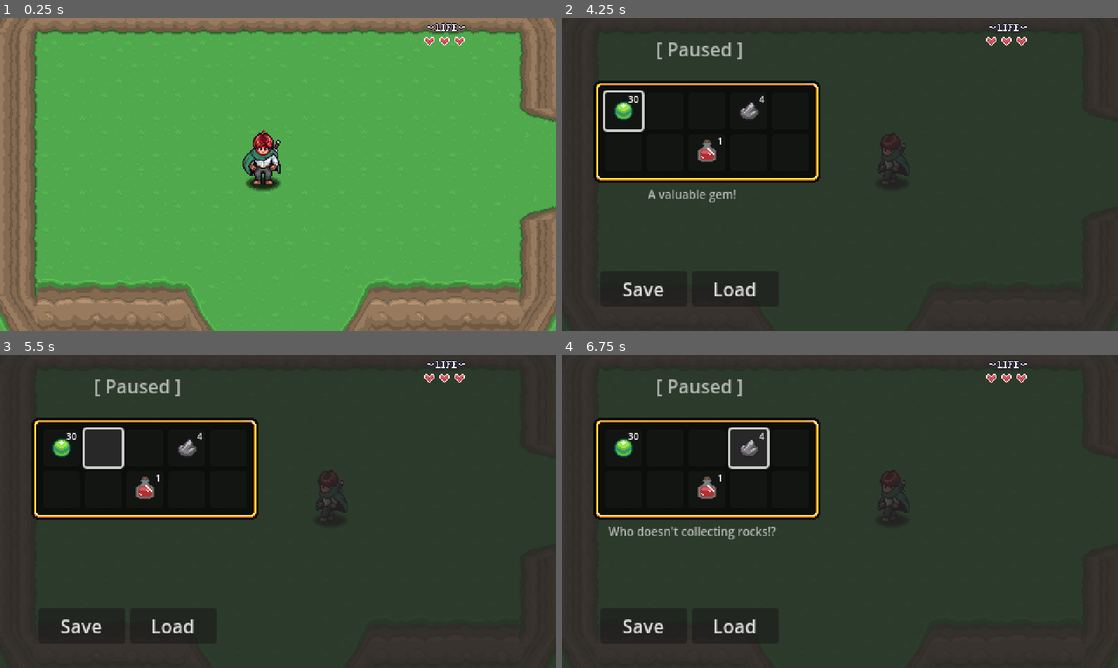
Above: before the commit, frames 1-4 (two rows, left to right).
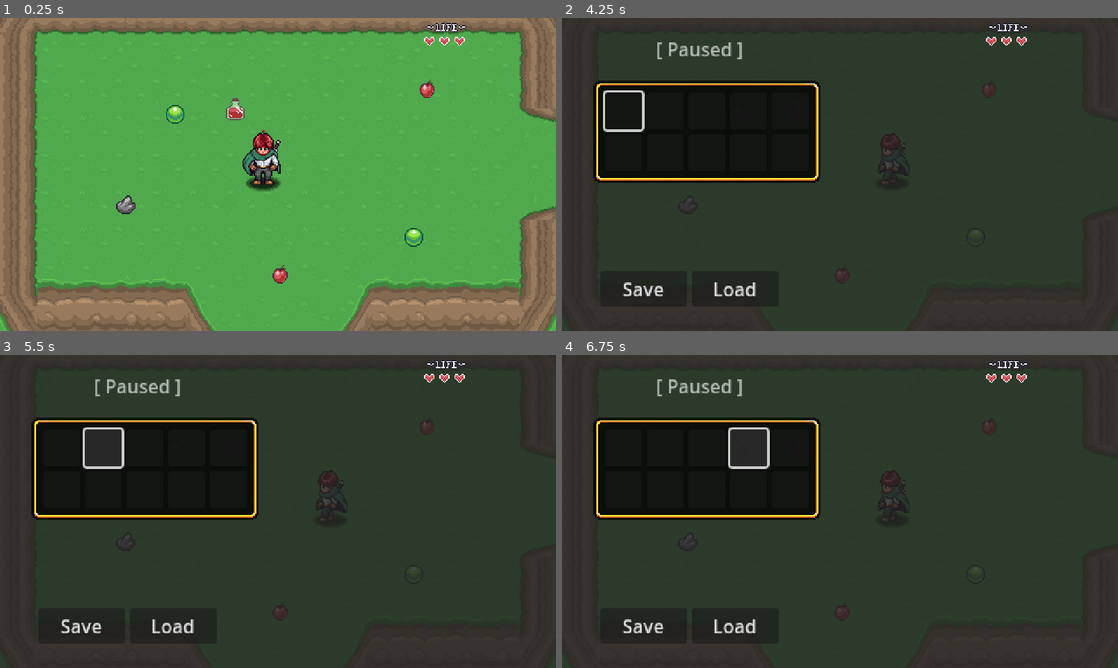
Above: after the commit, the same moments.

Repository: MihailJordanov/AdventutoramaRPG
Game: Godot game, scene res://Levels/Area01/01.tscn
The game is run twice, just before and just after one commit, with the same random seed, the same clock (stepped at 60 frames per second) and the same inputs. Sound files missing from this copy of the repository are replaced by a short silence.
Inputs (mouse positions are in pixels of both pictures, inside the frame that each line leads up to):
- Up to frame 1 (0.25 s): no input
- Up to frame 2 (4.25 s): hold D (right) 0.53-1.28 s; hold Z (attack) 0.53-1.28 s; hold S (down) 1.28-2.03 s; tap Z (attack) at 1.35, 2.85 s; hold D (right) 2.03-2.78 s; hold Z (attack) 2.03-2.78 s; hold W (up) 2.78-3.53 s; hold A (left) from 3.53 s (still down); hold Z (attack) from 3.53 s (still down); tap Escape (pause) at 4.15 s
- Up to frame 3 (5.5 s): release A (left) at 4.25 s; release Z (attack) at 4.25 s; click (61, 448) at 4.25 s; click (105, 448) at 5.02 s
- Up to frame 4 (6.75 s): click (706, 448) at 5.77 s; click (751, 448) at 6.52 s

The runs differ from the first frame. In frame 1, 0.9% of the frame differs, in the area x 20-79%, y 19-85%; in frame 2, 0.8%; in frame 3, 0.5%; in frame 4, 0.9%, in the area x 8-78%, y 21-84%.

Commit message:
Pickup & Use Items

Diff:
--- a/00_Globals/gobal_player_manager.gd
+++ b/00_Globals/gobal_player_manager.gd
@@ -1,6 +1,7 @@
 extends Node
 
 const PLAYER = preload("res://Player/player.tscn")
+const INVENTORY_DATA : InventoryData = preload("res://GUI/Pause_menu/Inventory/player_inventory.tres")
 
 var player : Player
 var player_spawned : bool = false
--- a/GUI/Pause_menu/Inventory/Scripts/inventory_data.gd
+++ b/GUI/Pause_menu/Inventory/Scripts/inventory_data.gd
@@ -2,5 +2,41 @@
 
 @export var slots : Array[ SlotData ]
 
-func add_item() -> void:
+func _init() -> void:
+	connect_slots()
 	pass
+
+
+func add_item( item : ItemData, count : int = 1 ) -> bool:
+	for s in slots:
+		if s:
+			if s.item_data == item:
+				s.quantity += count
+				return true
+
+	for i in slots.size():
+			if slots[i] == null:
+				var new = SlotData.new()
+				new.item_data = item
+				new.quantity = count
+				slots[i] = new
+				new.changed.connect( slot_changed )
+				return true
+
+	print( "Inventory was full!" )
+	return false
+
+func connect_slots() -> void:
+	for s in slots:
+		if s:
+			s.changed.connect( slot_changed )
+
+func slot_changed() -> void:
+	for s in slots:
+		if s:
+			if s.quantity < 1:
+				s.changed.disconnect( slot_changed )
+				var index = slots.find( s )
+				slots[ index ] = null
+				emit_changed()
+	pass
--- a/GUI/Pause_menu/Inventory/Scripts/inventory_slot_ui.gd
+++ b/GUI/Pause_menu/Inventory/Scripts/inventory_slot_ui.gd
@@ -12,6 +12,7 @@
 	label.text = ""
 	focus_entered.connect( item_focused )
 	focus_exited.connect( item_unfocused )
+	pressed.connect( item_pressed )
 	pass
 
 func set_slot_data( value : SlotData ) -> void:
@@ -31,3 +32,12 @@
 func item_unfocused() -> void:
 	PauseMenu.update_item_description( "" )
 	pass
+
+func item_pressed() -> void:
+	if slot_data:
+		if slot_data.item_data:
+			var was_used = slot_data.item_data.use()
+			if was_used == false:
+				return
+			slot_data.quantity -= 1
+			label.text = str( slot_data.quantity )
--- a/GUI/Pause_menu/Inventory/Scripts/inventory_ui.gd
+++ b/GUI/Pause_menu/Inventory/Scripts/inventory_ui.gd
@@ -1,6 +1,8 @@
 class_name InventoryUI extends Control
 
 const INVENTORY_SLOT = preload("res://GUI/Pause_menu/Inventory/inventory_slot.tscn")
+
+var focus_index : int = 0
 
 @export var data : InventoryData
 
@@ -8,6 +10,7 @@
 	PauseMenu.shown.connect( update_inventory )
 	PauseMenu.hidden.connect( clear_invenory )
 	clear_invenory()
+	data.changed.connect( on_inventory_changed )
 	pass
 
 
@@ -15,10 +18,26 @@
 	for c in get_children():
 		c.queue_free()
 
-func update_inventory() -> void:
+func update_inventory( i : int = 0 ) -> void:
 	for s in data.slots:
 		var new_slot = INVENTORY_SLOT.instantiate()
 		add_child( new_slot )
 		new_slot.slot_data = s
+		new_slot.focus_entered.connect( item_focused )
 
-	get_child( 0 ).grab_focus()
+	await get_tree().process_frame
+	get_child( i ).grab_focus()
+
+
+func item_focused() -> void:
+	for i in get_child_count():
+		if get_child( i ).has_focus():
+			focus_index = i
+			return
+	pass
+
+func on_inventory_changed() -> void:
+	var i = focus_index
+	clear_invenory()
+	update_inventory( i )
+	pass
--- a/GUI/Pause_menu/Inventory/Scripts/slot_data.gd
+++ b/GUI/Pause_menu/Inventory/Scripts/slot_data.gd
@@ -1,4 +1,10 @@
 class_name SlotData extends Resource
 
 @export var item_data : ItemData
-@export var quantity : int = 0
+@export var quantity : int = 0 : set = set_quantity
+
+
+func set_quantity( value : int ) -> void:
+	quantity = value
+	if quantity < 1:
+		emit_changed()
--- a/GUI/Pause_menu/Inventory/player_inventory.tres
+++ b/GUI/Pause_menu/Inventory/player_inventory.tres
@@ -1,30 +1,9 @@
-[gd_resource type="Resource" script_class="InventoryData" load_steps=9 format=3 uid="uid://u037qfcnmhp"]
+[gd_resource type="Resource" script_class="InventoryData" load_steps=3 format=3 uid="uid://u037qfcnmhp"]
 
 [ext_resource type="Script" uid="uid://dptphdqllad8r" path="res://GUI/Pause_menu/Inventory/Scripts/inventory_data.gd" id="1_hkasp"]
 [ext_resource type="Script" uid="uid://br4bcnp000yhh" path="res://GUI/Pause_menu/Inventory/Scripts/slot_data.gd" id="2_8fnfv"]
-[ext_resource type="Resource" uid="uid://dy707ii5jh8bn" path="res://Items/gem.tres" id="3_8fnfv"]
-[ext_resource type="Resource" uid="uid://ux16j3h34qe1" path="res://Items/stone.tres" id="4_6vbvx"]
-[ext_resource type="Resource" uid="uid://cuqbsimlprl1b" path="res://Items/potion.tres" id="5_5bsby"]
-
-[sub_resource type="Resource" id="Resource_p7mi0"]
-script = ExtResource("2_8fnfv")
-item_data = ExtResource("3_8fnfv")
-quantity = 30
-metadata/_custom_type_script = "uid://br4bcnp000yhh"
-
-[sub_resource type="Resource" id="Resource_0t6px"]
-script = ExtResource("2_8fnfv")
-item_data = ExtResource("4_6vbvx")
-quantity = 4
-metadata/_custom_type_script = "uid://br4bcnp000yhh"
-
-[sub_resource type="Resource" id="Resource_ex750"]
-script = ExtResource("2_8fnfv")
-item_data = ExtResource("5_5bsby")
-quantity = 1
-metadata/_custom_type_script = "uid://br4bcnp000yhh"
 
 [resource]
 script = ExtResource("1_hkasp")
-slots = Array[ExtResource("2_8fnfv")]([SubResource("Resource_p7mi0"), null, null, SubResource("Resource_0t6px"), null, null, null, SubResource("Resource_ex750"), null, null])
+slots = Array[ExtResource("2_8fnfv")]([null, null, null, null, null, null, null, null, null, null])
 metadata/_custom_type_script = "uid://dptphdqllad8r"
--- a/GUI/Pause_menu/pause_menu.gd
+++ b/GUI/Pause_menu/pause_menu.gd
@@ -3,6 +3,7 @@
 signal shown
 signal hidden
 
+@onready var audio_stream_player : AudioStreamPlayer = $AudioStreamPlayer
 @onready var button_save : Button = $Control/VBoxContainer/Button_Save
 @onready var button_load : Button = $Control/VBoxContainer/Button_Load
 @onready var item_description : Label = $Control/ItemDescription
@@ -57,3 +58,8 @@
 func update_item_description( new_text : String ) -> void:
 	item_description.text = new_text
 	pass
+
+
+func play_audio( audio : AudioStream ) -> void:
+	audio_stream_player.stream = audio
+	audio_stream_player.play()
--- a/GUI/Pause_menu/pause_menu.tscn
+++ b/GUI/Pause_menu/pause_menu.tscn
@@ -73,7 +73,6 @@
 grow_horizontal = 2
 grow_vertical = 2
 theme_override_font_sizes/font_size = 10
-text = "The red drink restores your health!"
 horizontal_alignment = 1
 autowrap_mode = 2
 
@@ -132,3 +131,6 @@
 custom_minimum_size = Vector2(75, 0)
 layout_mode = 2
 text = "Load"
+
+[node name="AudioStreamPlayer" type="AudioStreamPlayer" parent="."]
+max_polyphony = 4
--- /dev/null
+++ b/Items/Item_effects/item_effect.gd
@@ -0,0 +1,6 @@
+class_name ItemEffect extends Resource
+
+@export var use_description : String
+
+func use() -> void:
+	pass
--- /dev/null
+++ b/Items/Item_effects/item_effect_heal.gd
@@ -0,0 +1,8 @@
+class_name ItemEffectHeal extends ItemEffect
+
+@export var heal_amount : int = 1
+@export var audio : AudioStream
+
+func use() -> void:
+	PlayerManager.player.update_hp( heal_amount )
+	PauseMenu.play_audio( audio )
--- /dev/null
+++ b/Items/Item_pickup/item_pickup.gd
@@ -0,0 +1,45 @@
+@tool
+class_name ItemPickup extends Node2D
+
+@export var item_data : ItemData : set = _set_item_data
+
+@onready var area_2d : Area2D = $Area2D
+@onready var sprite_2d : Sprite2D = $Sprite2D
+@onready var audio_stream_player_2d : AudioStreamPlayer2D = $AudioStreamPlayer2D
+
+
+func _ready() -> void:
+	_update_texture()
+	if Engine.is_editor_hint():
+		return
+
+	area_2d.body_entered.connect( _on_body_entered )
+
+	pass
+
+
+func _on_body_entered( b ) -> void:
+	if b is Player:
+		if item_data:
+			if PlayerManager.INVENTORY_DATA.add_item( item_data ) == true:
+				item_picked_up()
+	pass
+
+func item_picked_up() -> void:
+	area_2d.body_entered.disconnect( _on_body_entered )
+	audio_stream_player_2d.play()
+	visible = false
+	await audio_stream_player_2d.finished
+	queue_free()
+	pass
+
+
+func _set_item_data( value : ItemData ) -> void:
+	item_data = value
+	_update_texture()
+	pass
+
+func _update_texture() -> void:
+	if item_data and sprite_2d:
+		sprite_2d.texture = item_data.texture
+	pass
--- /dev/null
+++ b/Items/Item_pickup/item_pickup.tscn
@@ -0,0 +1,19 @@
+[gd_scene load_steps=4 format=3 uid="uid://ogekeqccjb47"]
+
+[ext_resource type="Script" uid="uid://ba5vs77uu3uw2" path="res://Items/Item_pickup/item_pickup.gd" id="1_anh5k"]
+[ext_resource type="AudioStream" uid="uid://c0l5lftsugbge" path="res://Items/Item_pickup/item_pickup.wav" id="2_kctyv"]
+
+[sub_resource type="CircleShape2D" id="CircleShape2D_kctyv"]
+
+[node name="ItemPickup" type="Node2D"]
+script = ExtResource("1_anh5k")
+
+[node name="Area2D" type="Area2D" parent="."]
+
+[node name="CollisionShape2D" type="CollisionShape2D" parent="Area2D"]
+shape = SubResource("CircleShape2D_kctyv")
+
+[node name="Sprite2D" type="Sprite2D" parent="."]
+
+[node name="AudioStreamPlayer2D" type="AudioStreamPlayer2D" parent="."]
+stream = ExtResource("2_kctyv")
--- a/Items/Scripts/item_data.gd
+++ b/Items/Scripts/item_data.gd
@@ -4,3 +4,15 @@
 @export var name : String = ""
 @export_multiline var description : String = ""
 @export var texture : Texture2D
+
+@export_category("Item Use Effects")
+@export var effects : Array[ ItemEffect ]
+
+func use() -> bool:
+	if effects.size() == 0:
+		return false
+
+	for e in effects:
+		if e:
+			e.use()
+	return true
--- /dev/null
+++ b/Items/apple.tres
@@ -0,0 +1,26 @@
+[gd_resource type="Resource" script_class="ItemData" load_steps=8 format=3 uid="uid://cm3w7hl80tvrf"]
+
+[ext_resource type="Script" uid="uid://dm3ughkjcof3d" path="res://Items/Item_effects/item_effect.gd" id="1_xwhp1"]
+[ext_resource type="AudioStream" uid="uid://b28dlxom1d2sv" path="res://Items/Item_effects/hp-up.wav" id="2_3wksx"]
+[ext_resource type="Script" uid="uid://c4fmv77ej1kfs" path="res://Items/Scripts/item_data.gd" id="2_ovoyb"]
+[ext_resource type="Script" uid="uid://bik8pecbejnhj" path="res://Items/Item_effects/item_effect_heal.gd" id="3_nj3b8"]
+[ext_resource type="Texture2D" uid="uid://dmspy5a3ct71d" path="res://Items/Sprites/items.png" id="5_xq26w"]
+
+[sub_resource type="Resource" id="Resource_0m7an"]
+script = ExtResource("3_nj3b8")
+heal_amount = 1
+audio = ExtResource("2_3wksx")
+use_description = ""
+metadata/_custom_type_script = "uid://bik8pecbejnhj"
+
+[sub_resource type="AtlasTexture" id="AtlasTexture_nido0"]
+atlas = ExtResource("5_xq26w")
+region = Rect2(192, 0, 32, 32)
+
+[resource]
+script = ExtResource("2_ovoyb")
+name = "Apple"
+description = "A delicious red apple!"
+texture = SubResource("AtlasTexture_nido0")
+effects = Array[ExtResource("1_xwhp1")]([SubResource("Resource_0m7an")])
+metadata/_custom_type_script = "uid://c4fmv77ej1kfs"
--- a/Items/potion.tres
+++ b/Items/potion.tres
@@ -1,15 +1,26 @@
-[gd_resource type="Resource" script_class="ItemData" load_steps=4 format=3 uid="uid://cuqbsimlprl1b"]
+[gd_resource type="Resource" script_class="ItemData" load_steps=8 format=3 uid="uid://cuqbsimlprl1b"]
 
+[ext_resource type="Script" uid="uid://dm3ughkjcof3d" path="res://Items/Item_effects/item_effect.gd" id="1_eu55q"]
 [ext_resource type="Script" uid="uid://c4fmv77ej1kfs" path="res://Items/Scripts/item_data.gd" id="1_hw0jr"]
 [ext_resource type="Texture2D" uid="uid://dmspy5a3ct71d" path="res://Items/Sprites/items.png" id="2_5vqjr"]
+[ext_resource type="Script" uid="uid://bik8pecbejnhj" path="res://Items/Item_effects/item_effect_heal.gd" id="2_pw2eo"]
+[ext_resource type="AudioStream" uid="uid://b28dlxom1d2sv" path="res://Items/Item_effects/hp-up.wav" id="3_yhh2t"]
 
-[sub_resource type="AtlasTexture" id="AtlasTexture_t8xv6"]
+[sub_resource type="Resource" id="Resource_cvo6j"]
+script = ExtResource("2_pw2eo")
+heal_amount = 3
+audio = ExtResource("3_yhh2t")
+use_description = ""
+metadata/_custom_type_script = "uid://bik8pecbejnhj"
+
+[sub_resource type="AtlasTexture" id="AtlasTexture_eu55q"]
 atlas = ExtResource("2_5vqjr")
 region = Rect2(32, 0, 32, 32)
 
 [resource]
 script = ExtResource("1_hw0jr")
 name = "Potion"
-description = "The red drink restores your health!"
-texture = SubResource("AtlasTexture_t8xv6")
+description = "This red drink restores your health!"
+texture = SubResource("AtlasTexture_eu55q")
+effects = Array[ExtResource("1_eu55q")]([SubResource("Resource_cvo6j")])
 metadata/_custom_type_script = "uid://c4fmv77ej1kfs"
--- a/Levels/Area01/01.tscn
+++ b/Levels/Area01/01.tscn
@@ -1,9 +1,14 @@
-[gd_scene load_steps=5 format=4 uid="uid://d1d0bxfcojcyl"]
+[gd_scene load_steps=10 format=4 uid="uid://d1d0bxfcojcyl"]
 
 [ext_resource type="Script" uid="uid://bjtmsbt8cjrpw" path="res://Levels/Scripts/level.gd" id="1_22ele"]
 [ext_resource type="PackedScene" uid="uid://ctdu1cqavwvn7" path="res://Tile Maps/grass-01.tscn" id="1_vbl6q"]
 [ext_resource type="PackedScene" uid="uid://b35vv4fg2q6jt" path="res://Levels/player_spawn.tscn" id="2_chooo"]
 [ext_resource type="PackedScene" uid="uid://dv43uxfixxl6k" path="res://Levels/level_transition.tscn" id="4_4t7i1"]
+[ext_resource type="PackedScene" uid="uid://ogekeqccjb47" path="res://Items/Item_pickup/item_pickup.tscn" id="5_8itkk"]
+[ext_resource type="Resource" uid="uid://dy707ii5jh8bn" path="res://Items/gem.tres" id="6_xhij5"]
+[ext_resource type="Resource" uid="uid://cuqbsimlprl1b" path="res://Items/potion.tres" id="7_th3kk"]
+[ext_resource type="Resource" uid="uid://ux16j3h34qe1" path="res://Items/stone.tres" id="8_b60gt"]
+[ext_resource type="Resource" uid="uid://cm3w7hl80tvrf" path="res://Items/apple.tres" id="9_b60gt"]
 
 [node name="01" type="Node2D"]
 script = ExtResource("1_22ele")
@@ -24,3 +29,27 @@
 position = Vector2(479, 144)
 level = "uid://detg4sdrmm5vs"
 side = 1
+
+[node name="ItemPickup" parent="." instance=ExtResource("5_8itkk")]
+position = Vector2(151, 101)
+item_data = ExtResource("6_xhij5")
+
+[node name="ItemPickup2" parent="." instance=ExtResource("5_8itkk")]
+position = Vector2(203, 98)
+item_data = ExtResource("7_th3kk")
+
+[node name="ItemPickup3" parent="." instance=ExtResource("5_8itkk")]
+position = Vector2(357, 207)
+item_data = ExtResource("6_xhij5")
+
+[node name="ItemPickup4" parent="." instance=ExtResource("5_8itkk")]
+position = Vector2(108, 179)
+item_data = ExtResource("8_b60gt")
+
+[node name="ItemPickup5" parent="." instance=ExtResource("5_8itkk")]
+position = Vector2(241, 239)
+item_data = ExtResource("9_b60gt")
+
+[node name="ItemPickup6" parent="." instance=ExtResource("5_8itkk")]
+position = Vector2(368, 79)
+item_data = ExtResource("9_b60gt")
Not shown, added: Items/Item_effects/hp-up.wav.import
Not shown, added: Items/Item_effects/item_effect.gd.uid
Not shown, added: Items/Item_effects/item_effect_heal.gd.uid
Not shown, added: Items/Item_pickup/item_pickup.gd.uid
Not shown, added: Items/Item_pickup/item_pickup.wav.import
Not shown, added: Items/Item_effects/hp-up.wav
Not shown, added: Items/Item_pickup/item_pickup.wav
